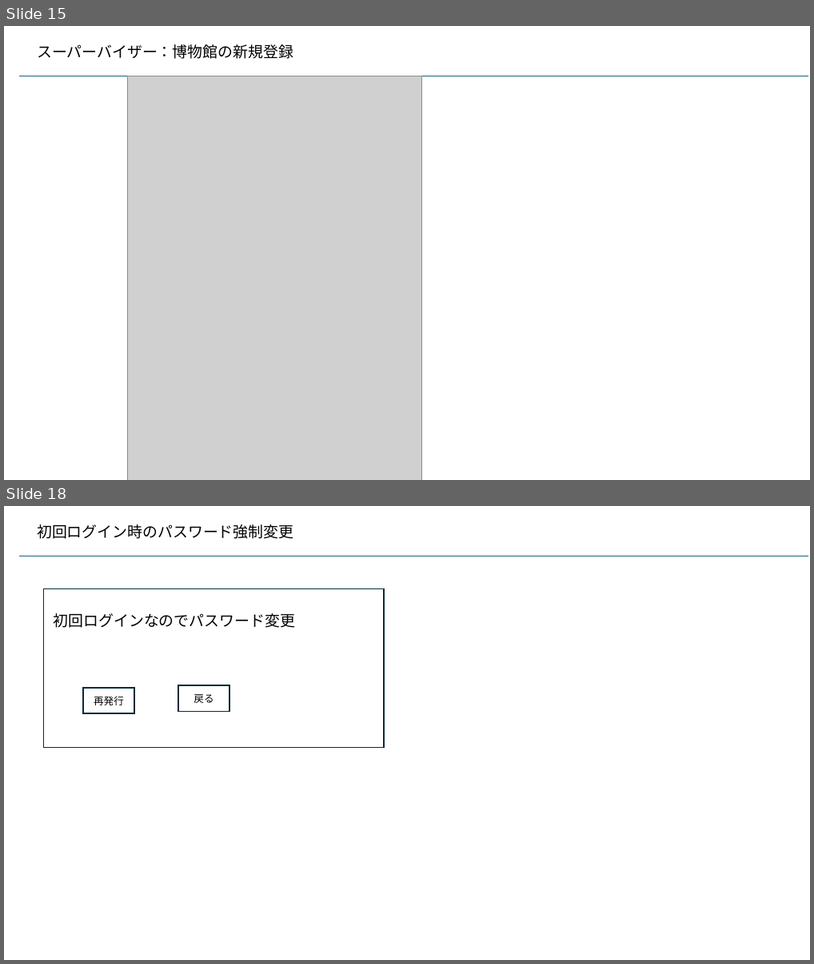
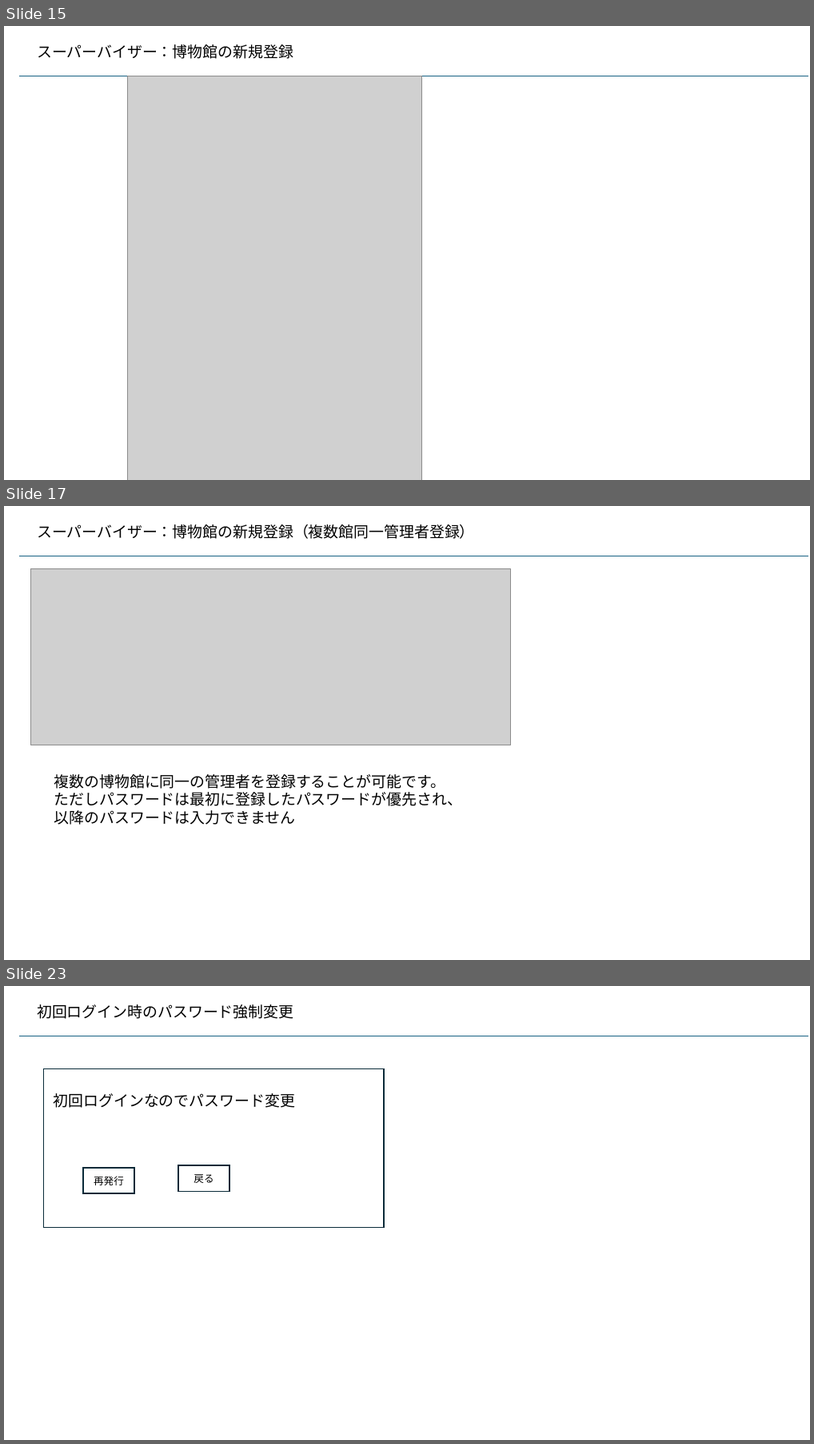
Before and after one commit to kaze-lab/museum_app_proj, a slide deck: 展示物アプリ仕様.pptx. Shown one above the other, each under a label of ours: slides 15 and 18 before the commit, slides 15, 17 and 23 after it; the slides between them are not shown. The pictures are 814x964 and 814x1444 pixels, drawn with LibreOffice and Linux fonts; fonts in the diff are those of the drawing; grey boxes stand for pictures. Boxes give left, top, right and bottom in pixels: in the first picture for what was removed or moved away, otherwise in the second. Text is boxed around its words. In the diff, an @@ line names an element or a change of style, - is before the commit and + after.

Commit message:
新規登録、削除作成

```diff
--- a/展示物アプリ仕様.pptx
+++ b/展示物アプリ仕様.pptx
@@ slide 17 added at [4, 506, 810, 960], background #FFFFFF @@
@@ text added at [37, 524, 475, 539], 18 pt, text #000000 @@
+スーパーバイザー：博物館の新規登録（複数館同一管理者登録）
@@ line added from (19, 556) to (809, 556), #156082 1.5 pt @@
@@ picture added at [31, 568, 511, 745] @@
@@ text added at [54, 774, 462, 824], 18 pt, text #000000 @@
+複数の博物館に同一の管理者を登録することが可能です。
+ただしパスワードは最初に登録したパスワードが優先され、
+以降のパスワードは入力できません
@@ what was slide 18 is now slide 23 @@
```
Also in this commit, not shown: 2 slides changed, 4 other slides added, 2 other files.
